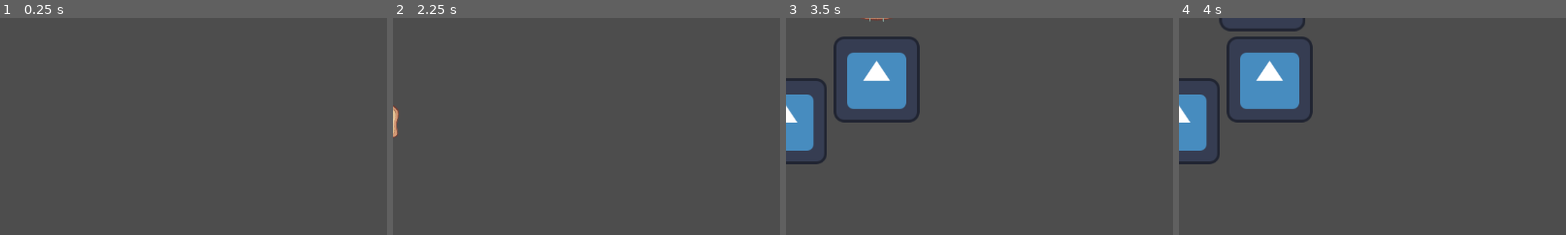
Above: before the commit, frames 1-4 (left to right).
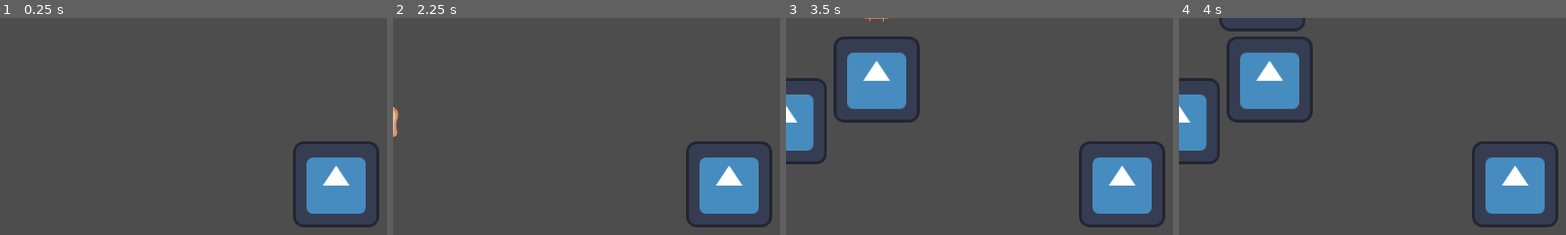
Above: after the commit, the same moments.

Repository: BenjaminSundvall/fall-game-jam-2023
Game: Godot game, scene res://Scene/test.tscn
Same seed, same stepped clock (60 frames per second), same inputs: the game is played once before the commit and once after it. The engine's default icon, where the game draws it, is replaced by a stand-in: a white triangle on a blue panel in a dark square.
Inputs (mouse positions are % of the whole screen's width and height, from its top left):
- Up to frame 1 (0.25 s): no input
- Up to frame 2 (2.25 s): tap Enter at 0.5 s; move the mouse to (72, 45) at 0.52 s; hold D (MoveRight) 0.53-1.28 s; click (72, 45) at 0.6 s; move the mouse to (30, 55) at 1.27 s; hold S (MoveDown) 1.28-2.03 s; click (30, 55) at 1.35 s; move the mouse to (60, 28) at 2.02 s; hold D (MoveRight) from 2.03 s (still down); right-click (60, 28) at 2.1 s
- Up to frame 3 (3.5 s): click (60, 28) at 2.3 s; move the mouse to (45, 70) at 2.77 s; release D (MoveRight) at 2.78 s; hold W (MoveUp) from 2.78 s (still down); tap E (Interact) at 2.85 s; click (45, 70) at 3.05 s
- Up to frame 4 (4 s): move the mouse to (80, 65) at 3.52 s; release W (MoveUp) at 3.53 s; hold A (MoveLeft) from 3.53 s (still down); click (80, 65) at 3.6 s
The pictures show only the part of the screen within x 23-73%, y 7-57%; the shares and areas given below are measured in that part.

The runs differ from the first frame. In frame 1, 5.0% of the frame differs, in the area x 75-98%, y 56-97%; in frame 2, 5.0%; in frame 3, 5.0%; in frame 4, 5.0%.

Commit message:
Bullets can deal damage and enemies dies

Diff:
--- a/godot/Bullet/bullet.gd
+++ b/godot/Bullet/bullet.gd
@@ -18,6 +18,7 @@
 	pass
 
 func _on_body_entered(body):
+	print("Hit something")
 	if(body.is_in_group("players")):
 		queue_free()
 		pass
--- a/godot/Enemy/Enemy.tscn
+++ b/godot/Enemy/Enemy.tscn
@@ -4,7 +4,7 @@
 [ext_resource type="Texture2D" uid="uid://dcldqnat1m2vi" path="res://icon.svg" id="2_gq3tx"]
 [ext_resource type="Shape2D" uid="uid://b7s20s7oa4w0f" path="res://Player/player_hitbox.tres" id="3_7iiw3"]
 
-[node name="Enemy" type="CharacterBody2D"]
+[node name="Enemy" type="CharacterBody2D" groups=["enemies"]]
 script = ExtResource("1_ukaqr")
 
 [node name="TextureRect" type="TextureRect" parent="."]
--- a/godot/Scene/test.tscn
+++ b/godot/Scene/test.tscn
@@ -1,7 +1,8 @@
-[gd_scene load_steps=3 format=3 uid="uid://7tv17oluprfa"]
+[gd_scene load_steps=4 format=3 uid="uid://7tv17oluprfa"]
 
 [ext_resource type="PackedScene" uid="uid://r0sypiaqn3rn" path="res://Player/Player.tscn" id="1_wcg18"]
 [ext_resource type="PackedScene" uid="uid://d0ldmvppqglhc" path="res://Weapon/Pistol.tscn" id="2_i1v1d"]
+[ext_resource type="PackedScene" uid="uid://dukqc2whb7ppd" path="res://Enemy/Enemy.tscn" id="3_0okgs"]
 
 [node name="Node2D" type="Node2D"]
 
@@ -9,3 +10,6 @@
 input_mode = 1
 
 [node name="Weapon" parent="Player" instance=ExtResource("2_i1v1d")]
+
+[node name="Enemy" parent="." instance=ExtResource("3_0okgs")]
+position = Vector2(701, 230)
--- a/godot/Weapon/Pistol.gd
+++ b/godot/Weapon/Pistol.gd
@@ -14,3 +14,4 @@
 	get_node("/root").add_child(bullet)
 	bullet.global_position = global_position
 	bullet.direction = direction.normalized()
+	bullet.damage = bullet_damage
--- a/godot/Weapon/Pistol.tscn
+++ b/godot/Weapon/Pistol.tscn
@@ -5,6 +5,7 @@
 
 [node name="Weapon" type="Node2D"]
 script = ExtResource("1_0andh")
+bullet_damage = 20
 Bullet = ExtResource("2_xchl1")
 
 [node name="Sprite2D" type="Sprite2D" parent="."]
--- a/godot/Weapon/Weapon.gd
+++ b/godot/Weapon/Weapon.gd
@@ -1,7 +1,7 @@
 extends Node2D
 class_name Weapon
 
-var bullet_damage
+@export var bullet_damage:int
 @export var Bullet:PackedScene
 
 # Called when the node enters the scene tree for the first time.
